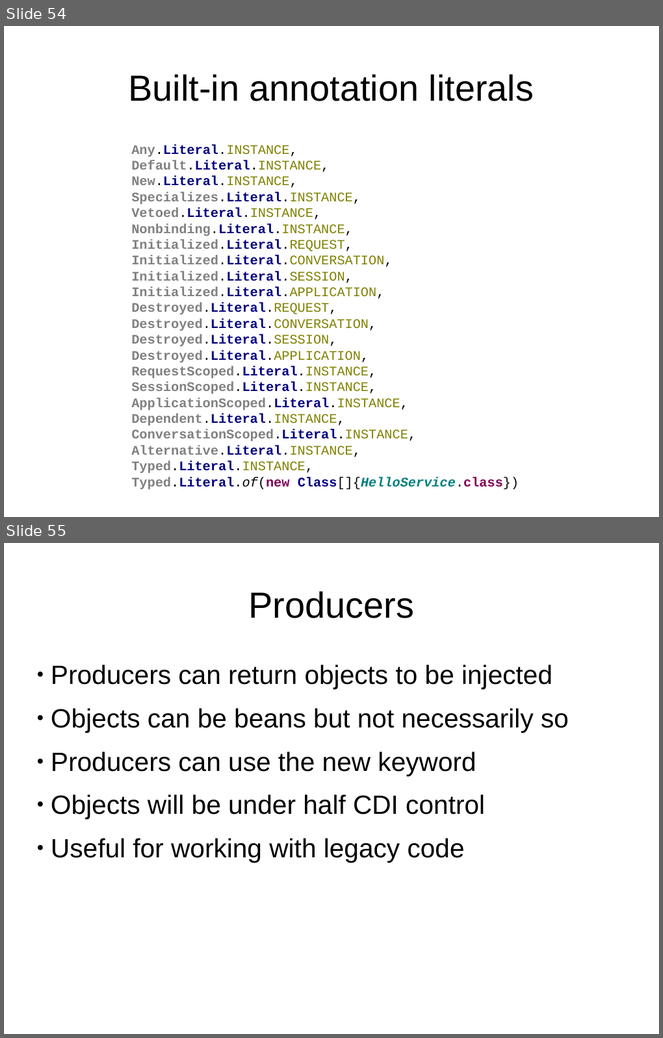
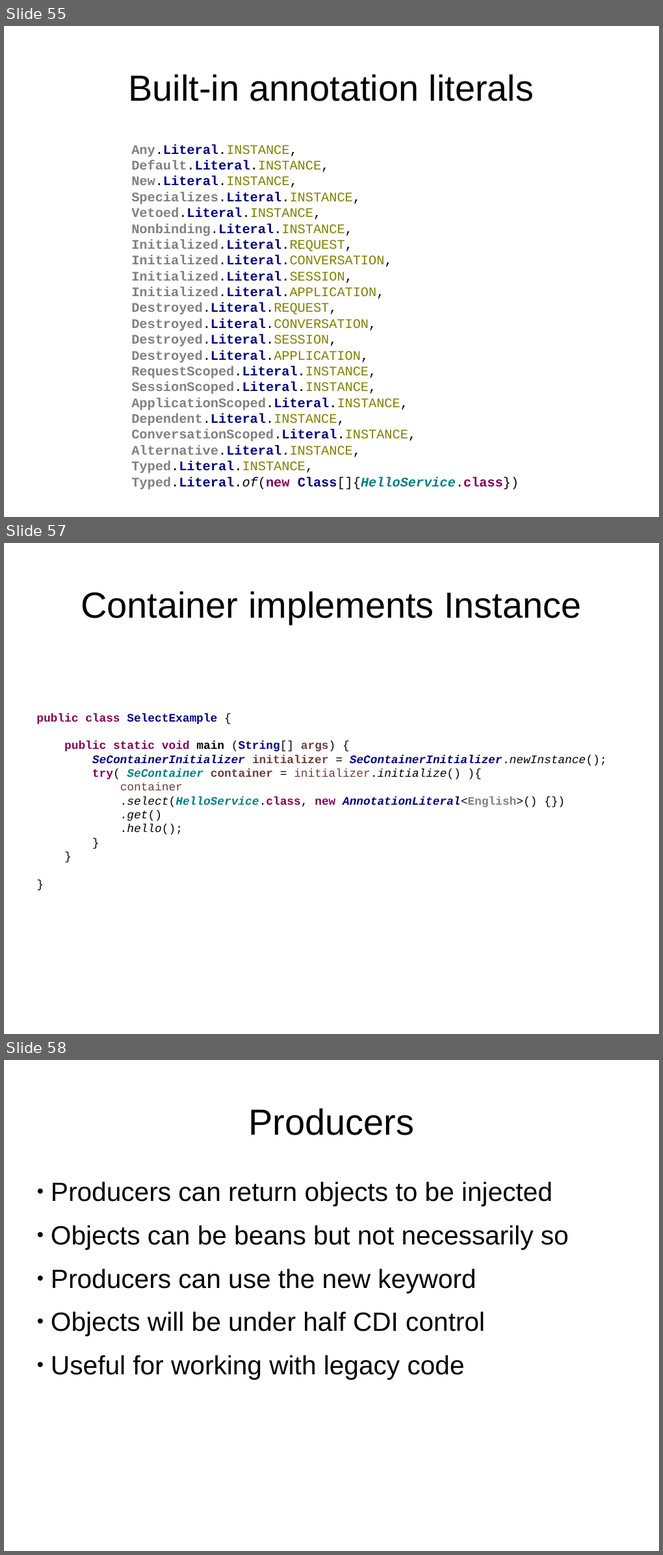
Before and after one commit to FrigoCoder/CDI, a slide deck: CDI.odp. Shown one above the other, each under a label of ours: slides 54 and 55 before the commit, slides 55, 57 and 58 after it; the slides between them are not shown. The pictures are 663x1038 and 663x1555 pixels, drawn with LibreOffice and Linux fonts; fonts in the diff are those of the drawing. Boxes give left, top, right and bottom in pixels: in the first picture for what was removed or moved away, otherwise in the second. Text is boxed around its words. In the diff, an @@ line names an element or a change of style, - is before the commit and + after.

```diff
--- a/CDI.odp
+++ b/CDI.odp
@@ slide 57 added at box(4, 543, 659, 1034), background #FFFFFF @@
@@ title added at box(81, 591, 581, 624), 44 pt, text #000000 @@
+Container implements Instance
@@ text added at box(36, 713, 607, 835), 14 pt, text #000080, bold @@
+public class SelectExample {
+public static void main (String[] args) {
+SeContainerInitializer initializer = SeContainerInitializer.newInstance();
+try( SeContainer container = initializer.initialize() ){
+container
+.select(HelloService.class, new AnnotationLiteral<English>() {})
+.get()
+.hello();
+}
+}
+}
@@ what was slide 54 is now slide 55 @@
@@ what was slide 55 is now slide 58 @@
```
Also in this commit, not shown: 2 slides changed, 2 other slides added.
